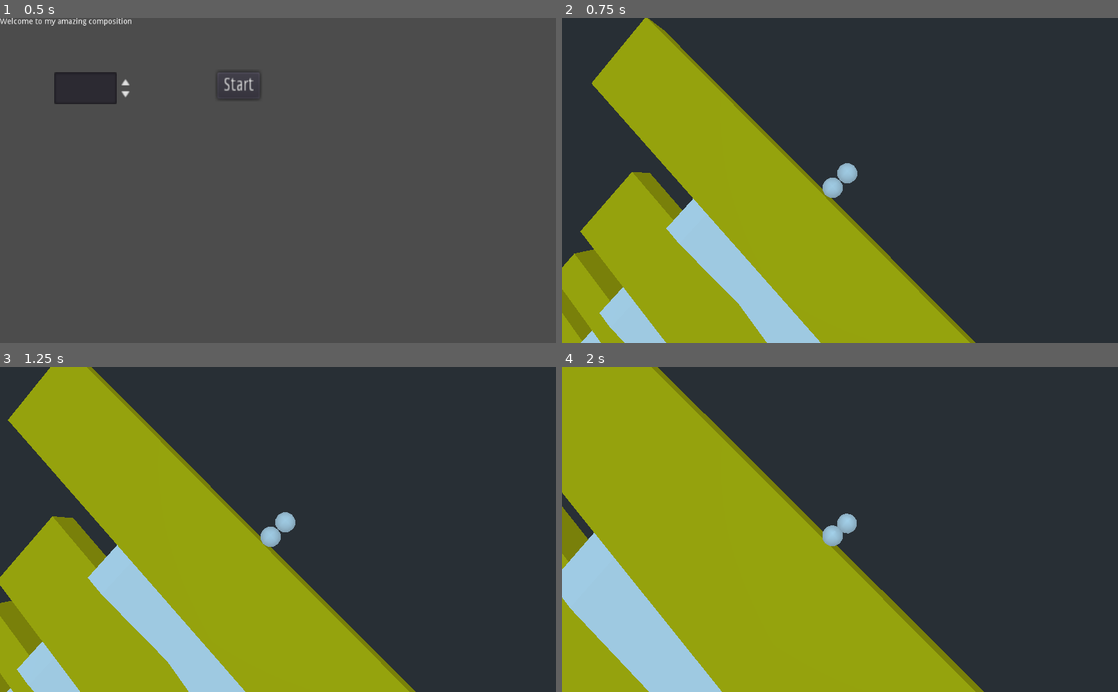
Above: before the commit, frames 1-4 (two rows, left to right).
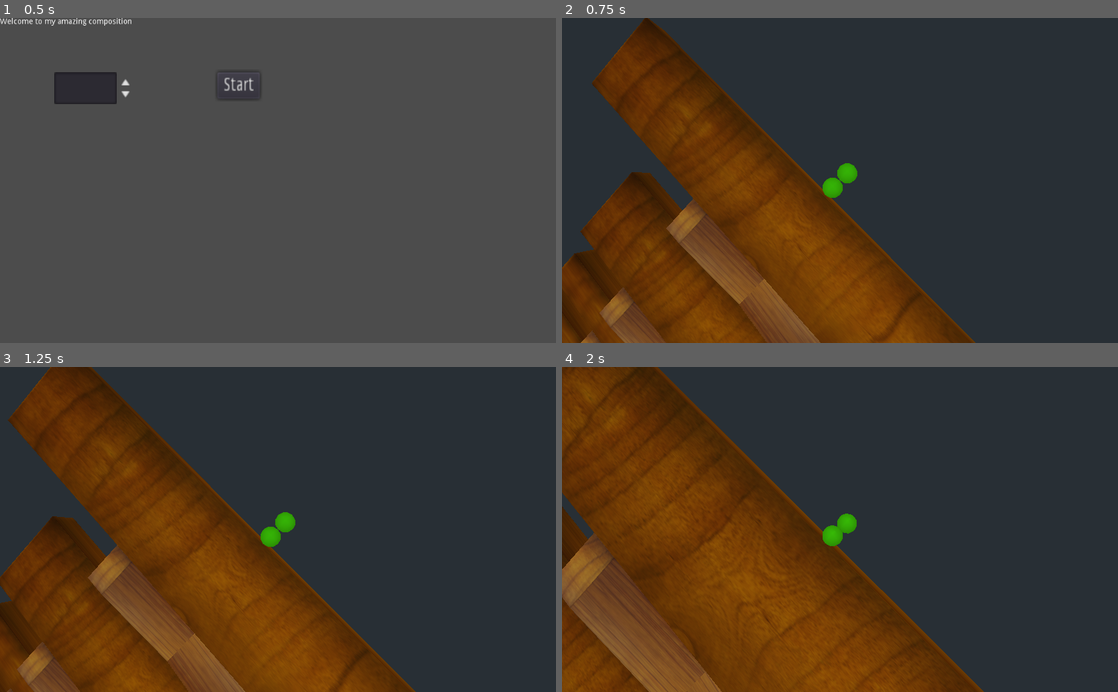
Above: after the commit, the same moments.

Repository: dmgarland/xylophone
Game: Godot game, scene res://MainMenu.tscn
Two runs of this game, one before a commit and one after it. Both use one fixed random seed, a clock stepped at 60 frames per second and the inputs below.
Inputs:
- Up to frame 1 (0.5 s): no input
- Up to frame 2 (0.75 s): click "Start" at 0.5 s
- Up to frame 3 (1.25 s): no input
- Up to frame 4 (2 s): no input

Frame 1 is identical in both runs. In frame 2, 38% of the frame differs, in the area x 0-75%, y 0-100%; in frame 3, 41%; in frame 4, 47%, in the area x 0-76%, y 0-100%.

Commit message:
Pretty up a bit

Diff:
--- a/Ball.tscn
+++ b/Ball.tscn
@@ -6,6 +6,9 @@
 
 [sub_resource type="SphereShape" id=2]
 radius = 0.5
+
+[sub_resource type="SpatialMaterial" id=5]
+albedo_color = Color( 0.32549, 0.886275, 0.0117647, 1 )
 
 [node name="RigidBody" type="RigidBody"]
 input_ray_pickable = false
@@ -20,4 +23,5 @@
 [node name="CSGSphere" type="CSGSphere" parent="CollisionShape"]
 radius = 0.5
 rings = 8
+material = SubResource( 5 )
 [connection signal="body_entered" from="." to="." method="_on_RigidBody_body_entered"]
--- a/Main.gd
+++ b/Main.gd
@@ -15,6 +15,7 @@
 		add_note()
 
 	$start_slope/shear.height = Global.polyphony
+	$start_slope.translate(Vector3(0, 0, -(Global.polyphony / 2)))
 
 	for i in range(Global.polyphony):
 		var sphere = Ball.instance()
@@ -31,7 +32,7 @@
 	note.beats = r.randi_range(2, 12)
 	var y: float = (notes_played * 1.4)
 
-	note.connect("note_ended", self, "add_note")
+	note.connect("note_started", self, "add_note")
 	var resized = note.resize_and_translate(y, z)
 	add_child(resized)
 	z+=resized.width()
@@ -56,8 +57,6 @@
 	if spheres.size() == 0:
 		Global.load_new_scene(menu_scene)
 
-
-
 	target = target / spheres.size()
 	var diff = max_z - min_z
 	var zoom = Vector3(diff * 0.5, 10, diff * 0.5) + Vector3.ONE
--- a/Main.tscn
+++ b/Main.tscn
@@ -14,8 +14,8 @@
 use_collision = true
 
 [node name="shear" type="CSGBox" parent="start_slope"]
-transform = Transform( 1, 0, 0, 0, 1, 0, 0, -2, 1, 0, 4, -5 )
+transform = Transform( 1, 0, 0, 0, 1, 0, 0, -2, 1, 0, 1, 0 )
 operation = 1
 width = 5.0
-height = 5.0
+height = 1.0
 depth = 0.2
--- a/Note.gd
+++ b/Note.gd
@@ -10,6 +10,7 @@
 var bodies = {}
 var started = false
 
+signal note_started
 signal note_ended
 
 func _fill_buffer(note):
@@ -89,3 +90,4 @@
 			note['player'].bus = body.busName()
 			note['player'].play()
 			started = true
+			emit_signal("note_started")
--- a/Note.tscn
+++ b/Note.tscn
@@ -1,9 +1,23 @@
-[gd_scene load_steps=3 format=2]
+[gd_scene load_steps=8 format=2]
 
 [ext_resource path="res://Note.gd" type="Script" id=1]
+[ext_resource path="res://texture_wood.png" type="Texture" id=2]
 
 [sub_resource type="SpatialMaterial" id=1]
 albedo_color = Color( 0.933333, 0.796078, 0.0431373, 1 )
+albedo_texture = ExtResource( 2 )
+
+[sub_resource type="SpatialMaterial" id=2]
+albedo_texture = ExtResource( 2 )
+
+[sub_resource type="SpatialMaterial" id=3]
+albedo_texture = ExtResource( 2 )
+
+[sub_resource type="SpatialMaterial" id=4]
+albedo_texture = ExtResource( 2 )
+
+[sub_resource type="SpatialMaterial" id=5]
+albedo_texture = ExtResource( 2 )
 
 [node name="note_container" type="CSGCombiner"]
 use_collision = true
@@ -22,11 +36,13 @@
 transform = Transform( 1, -10, 0, 0, 1, 0, 0, 0, 1, 0, 0, 0 )
 width = 12.0
 depth = 4.0
+material = SubResource( 2 )
 
 [node name="box" type="CSGBox" parent="slopes/slope_left"]
 operation = 1
 width = 12.0
 depth = 4.0
+material = SubResource( 3 )
 
 [node name="slope_right" type="CSGCombiner" parent="slopes"]
 transform = Transform( 1, 0, 0, 0, 1, 0, 0, 0, 1, 4, 0, 0 )
@@ -35,8 +51,10 @@
 transform = Transform( 1, 10, 0, 0, 1, 0, 0, 0, 1, 0, 0, 0 )
 width = 12.0
 depth = 4.0
+material = SubResource( 4 )
 
 [node name="box" type="CSGBox" parent="slopes/slope_right"]
 operation = 1
 width = 12.0
 depth = 4.0
+material = SubResource( 5 )
Not shown: 1 places in Ball.tscn that only renumber resources
Binary file added: texture_wood.png
Not shown, added: texture_wood.png.import
